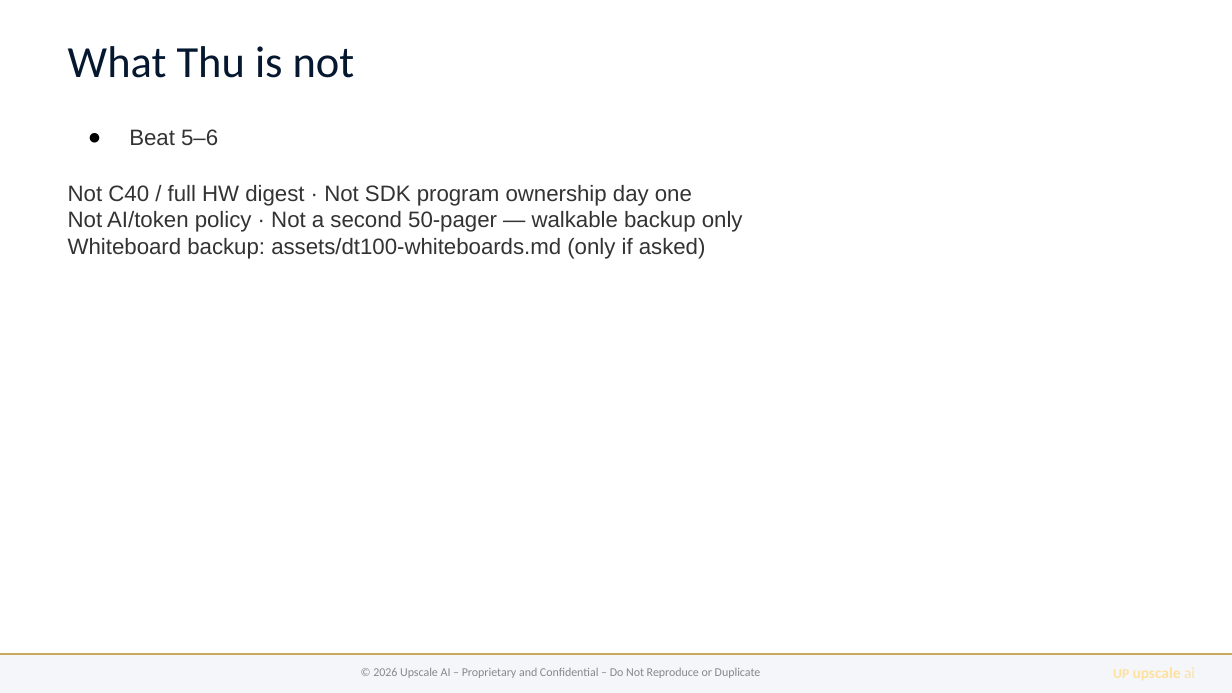
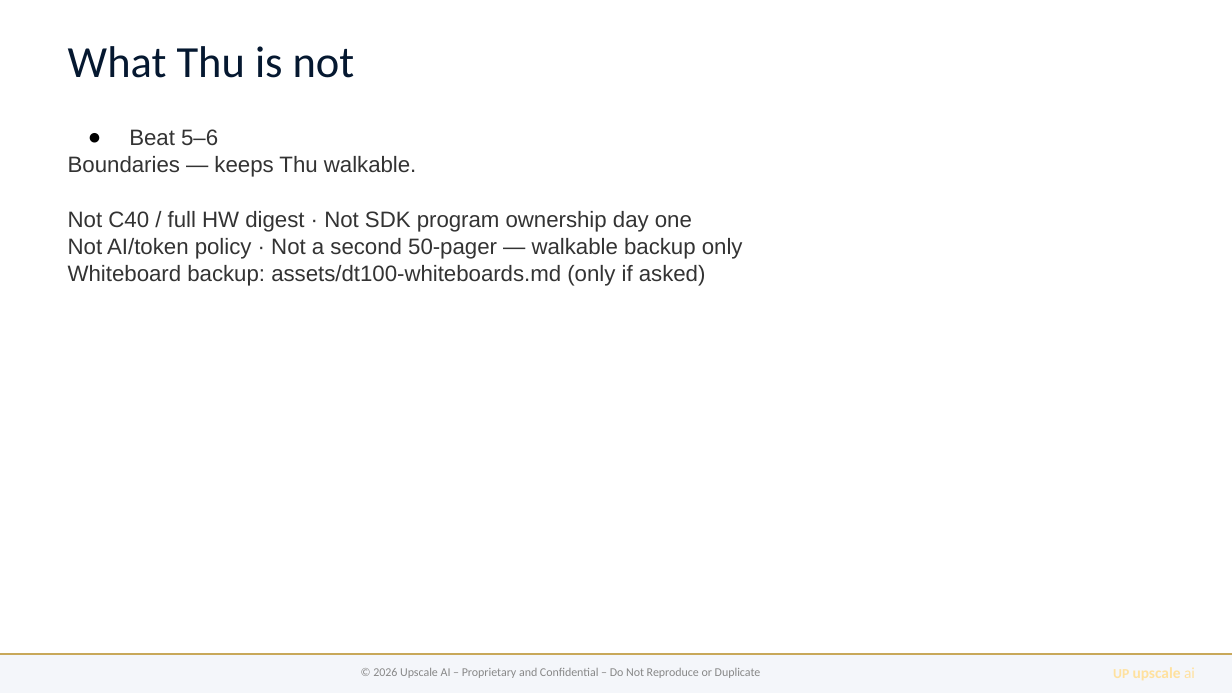
Before and after one commit to upscale-ai-network/agent-template, a slide deck: slide 11 of dt100/manager-arch-vision-b6.pptx. Drawn at 1232x693 pixels with LibreOffice and Linux fonts; fonts in the diff are those of the drawing. Boxes give left, top, right and bottom in pixels: in the first picture for what was removed or moved away, otherwise in the second. Text is boxed around its words. In the diff, an @@ line names an element or a change of style, - is before the commit and + after.

```diff
--- a/dt100/manager-arch-vision-b6.pptx
+++ b/dt100/manager-arch-vision-b6.pptx
@@ text at bbox=[68, 156, 417, 177]: paragraph added @@
+Boundaries — keeps Thu walkable.
```
Also in this commit, not shown: 8 other slides changed, 12 other files.
